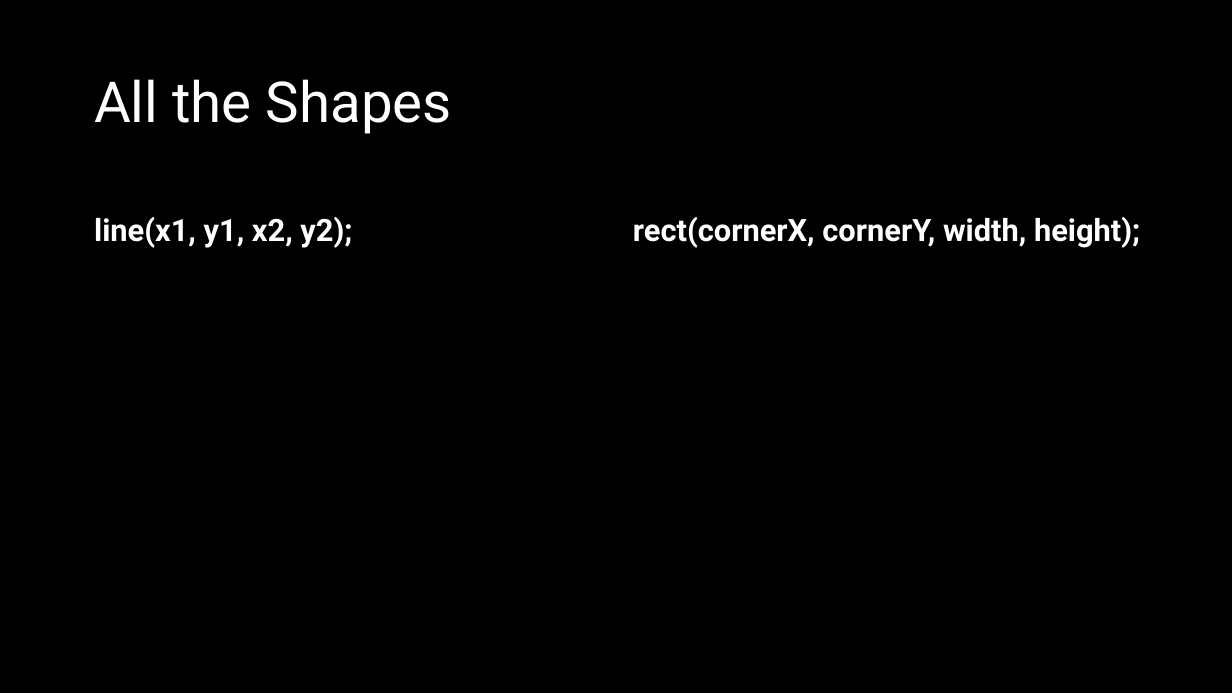
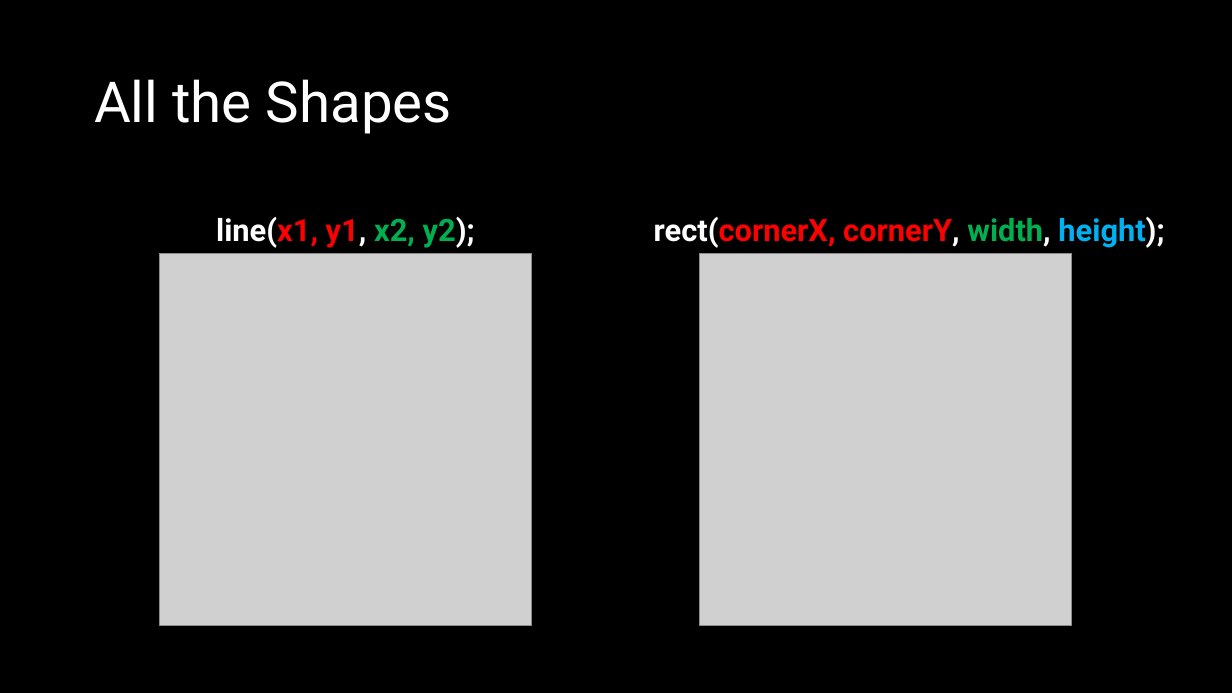
Before and after one commit to crhallberg/IMM120, a slide deck: slide 8 of Presentations/Class 03 - Sept 18.pptx. Drawn at 1232x693 pixels with LibreOffice and Linux fonts; fonts in the diff are those of the drawing; grey boxes stand for pictures. Boxes give left, top, right and bottom in pixels: in the first picture for what was removed or moved away, otherwise in the second. Text is boxed around its words. In the diff, an @@ line names an element or a change of style, - is before the commit and + after.

```diff
--- a/Presentations/Class 03 - Sept 18.pptx
+++ b/Presentations/Class 03 - Sept 18.pptx
@@ text "line(x1, y1, x2, y2);" at <box>216,217,475,248</box>: text colour #FFFFFF to #FF0000 in "line(x1, y1,"; text colour #FFFFFF to #00B050 in "x2, y2);"; alignment left to centre @@
@@ text "rect(cornerX, cornerY, width, height);" at <box>654,217,1164,248</box>: text colour #FFFFFF to #FF0000 in "rect(cornerX, cornerY,"; text colour #FFFFFF to #00B050 in "width,"; text colour #FFFFFF to #00B0F0 in "height);"; alignment left to centre @@
@@ picture added at <box>159,253,531,626</box> @@
@@ picture added at <box>700,253,1072,626</box> @@
```
Also in this commit, not shown: 1 other slide changed, 15 slides added, 1 other file.
